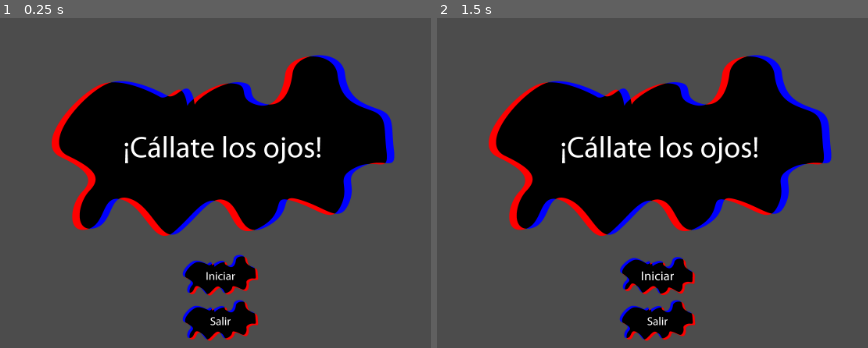
Above: before the commit, frames 1-2 (left to right).
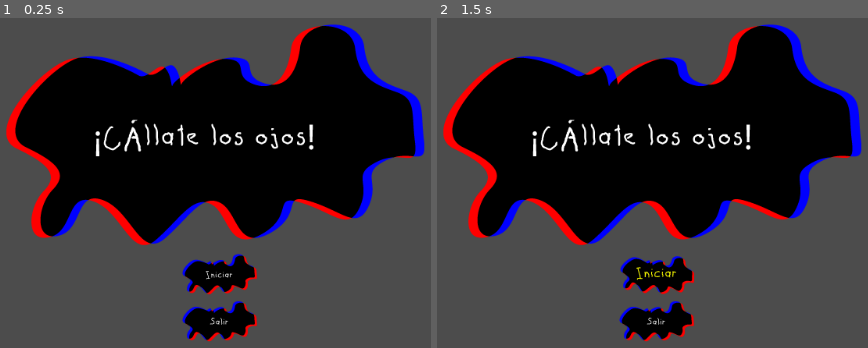
Above: after the commit, the same moments.

Repository: medioinestable/callate_los_ojos
Game: Godot game, scene res://Escenas/EscenaMenu.tscn
The game is run twice, just before and just after one commit, with the same random seed, the same clock (stepped at 60 frames per second) and the same inputs.
Inputs (mouse positions are in pixels of both pictures, inside the frame that each line leads up to):
- Up to frame 1 (0.25 s): no input
- Up to frame 2 (1.5 s): click (656, 275) at 0.5 s; click (656, 275) at 1.25 s

The runs differ from the first frame. In frame 1, 22% of the frame differs, in the area x 1-99%, y 1-99%; in frame 2, 22%.

Commit message:
Reescale menu

Diff:
--- a/src/Escenas/MenuInicio.tscn
+++ b/src/Escenas/MenuInicio.tscn
@@ -20,11 +20,10 @@
 }
 
 [node name="titulo_ui" type="TextureRect" parent="."]
-margin_left = 245.8
-margin_top = 84.2236
-margin_right = 1325.8
-margin_bottom = 753.224
-rect_scale = Vector2( 0.5, 0.5 )
+margin_left = 232.819
+margin_top = 62.1853
+margin_right = 772.819
+margin_bottom = 412.185
 texture = ExtResource( 2 )
 stretch_mode = 5
 __meta__ = {
@@ -34,16 +33,15 @@
 [node name="menu_ui" type="VBoxContainer" parent="."]
 margin_left = 459.0
 margin_top = 388.0
-margin_right = 659.0
-margin_bottom = 616.0
-rect_scale = Vector2( 0.5, 0.5 )
+margin_right = 559.0
+margin_bottom = 504.0
 __meta__ = {
 "_edit_use_anchors_": false
 }
 
 [node name="boton_iniciar_ui" type="TextureButton" parent="menu_ui"]
-margin_right = 200.0
-margin_bottom = 112.0
+margin_right = 100.0
+margin_bottom = 56.0
 focus_neighbour_top = NodePath("../boton_salir_ui")
 focus_neighbour_bottom = NodePath("../boton_salir_ui")
 texture_normal = ExtResource( 1 )
@@ -54,9 +52,9 @@
 }
 
 [node name="boton_salir_ui" type="TextureButton" parent="menu_ui"]
-margin_top = 116.0
-margin_right = 200.0
-margin_bottom = 228.0
+margin_top = 60.0
+margin_right = 100.0
+margin_bottom = 116.0
 focus_neighbour_top = NodePath("../boton_iniciar_ui")
 focus_neighbour_bottom = NodePath("../boton_iniciar_ui")
 texture_normal = ExtResource( 4 )
Binary file changed: src/Assets/UI/boton_iniciar_hover_ui.png
Binary file changed: src/Assets/UI/boton_iniciar_ui.png
Binary file changed: src/Assets/UI/boton_salir_hover_ui.png
Binary file changed: src/Assets/UI/boton_salir_ui.png
Binary file changed: src/Assets/UI/titulo_imagen_ui.png
Not shown, added: meta_assets/ZurdosAdiestrados-Regular.otf
Not shown, added: meta_assets/ZurdosAdiestrados-Regular.ttf
Not shown, changed: meta_assets/callate_los_ojos.ai
